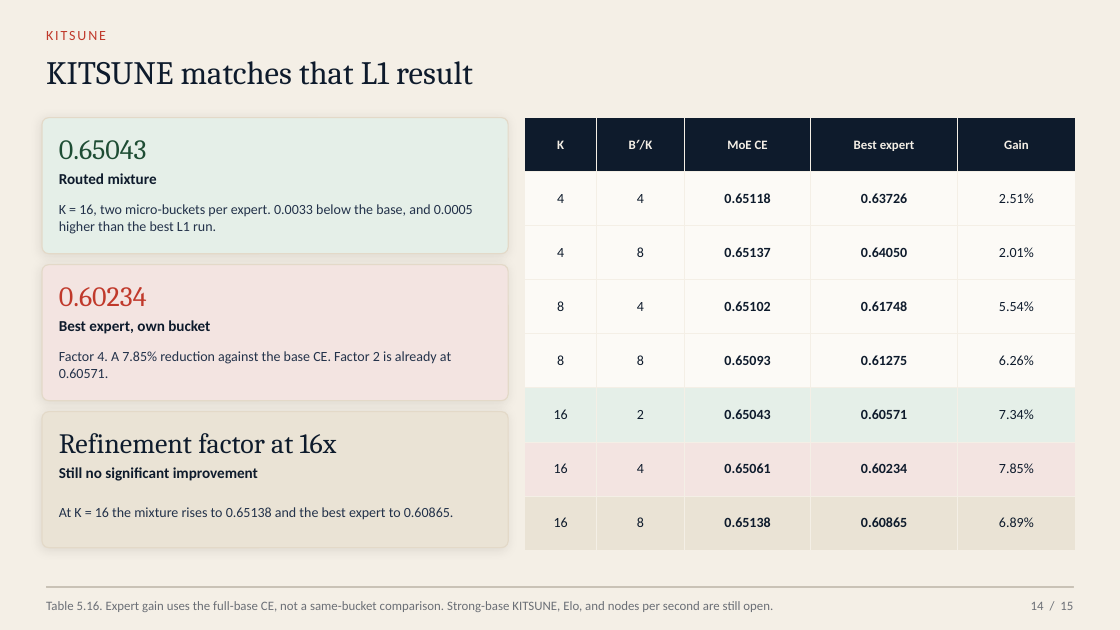
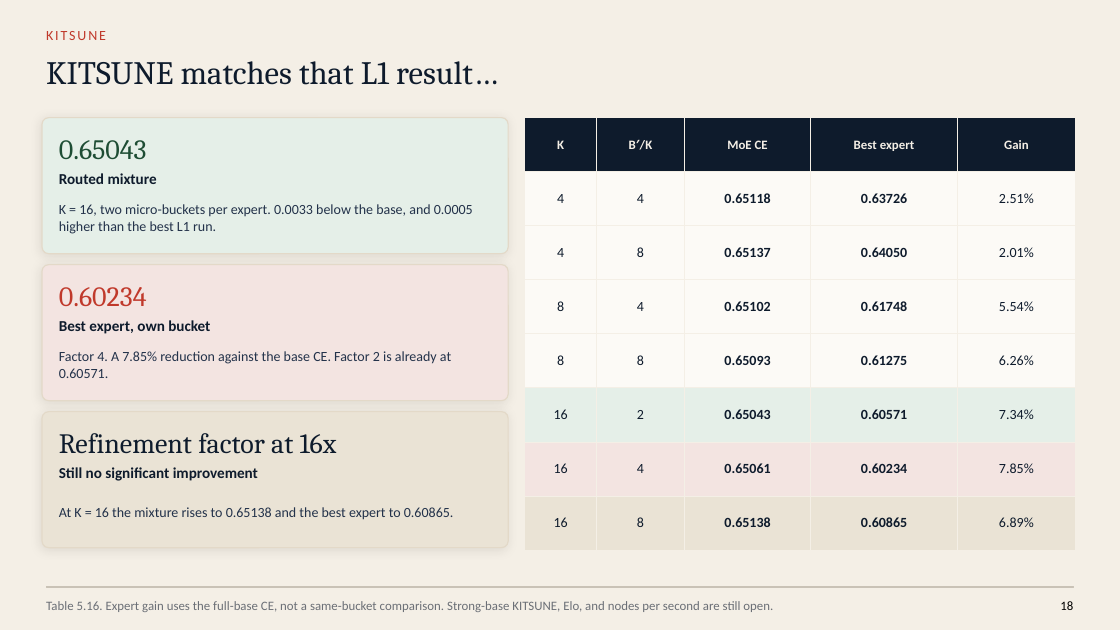
Before and after one commit to Omega97/masters-thesis-unsupervised-bucketing, a slide deck: slide 21 of Presentation/Chess_MoE_defense.pptx. Drawn at 1120x630 pixels with LibreOffice and Linux fonts; fonts in the diff are those of the drawing. Boxes give left, top, right and bottom in pixels: in the first picture for what was removed or moved away, otherwise in the second. Text is boxed around its words. In the diff, an @@ line names an element or a change of style, - is before the commit and + after.

```diff
--- a/Presentation/Chess_MoE_defense.pptx
+++ b/Presentation/Chess_MoE_defense.pptx
@@ text at [46,61,498,85]: text changed @@
-KITSUNE matches that L1 result
+KITSUNE matches that L1 result…
@@ text at [1060,601,1073,610]: text changed; text colour #6B6F76 to #000000 @@
-14 / 15
+18
```
Also in this commit, not shown: 17 other slides changed, 8 slides added.
